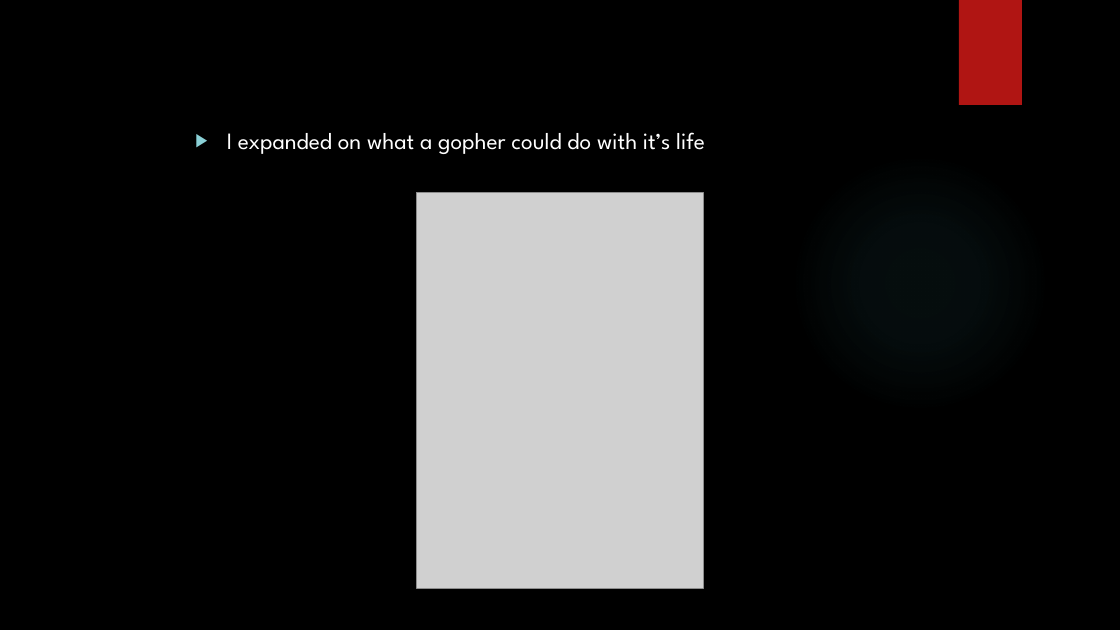
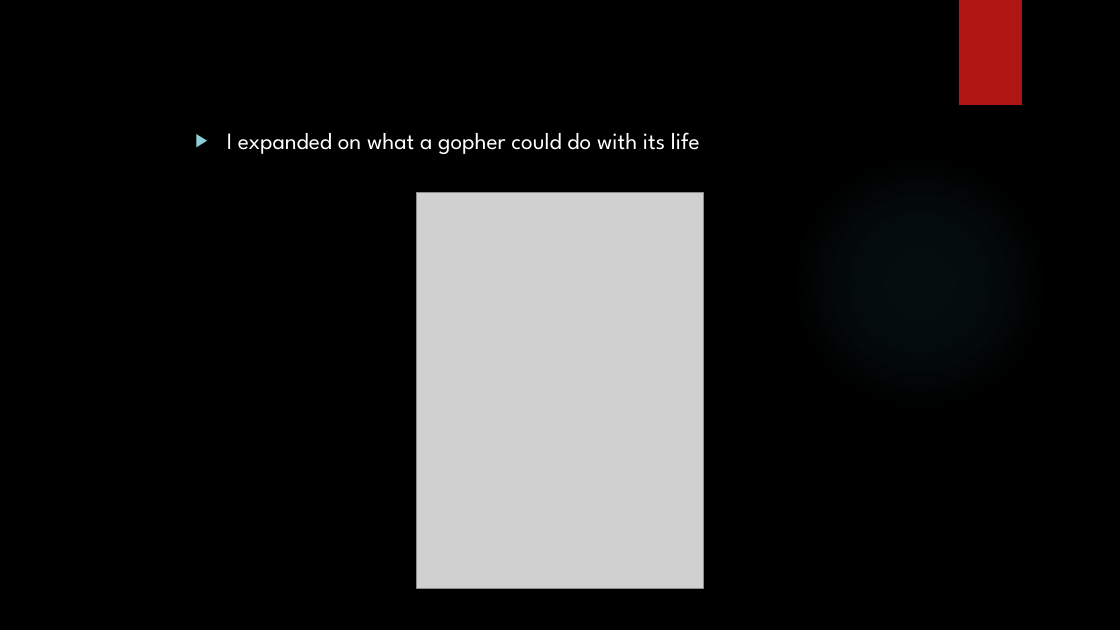
Before and after one commit to jaminologist/GopherLife, a slide deck: slide 17 of GopherLife.pptx. Drawn at 1120x630 pixels with LibreOffice and Linux fonts; fonts in the diff are those of the drawing; grey boxes stand for pictures; background and template pictures are left out. Boxes give left, top, right and bottom in pixels: in the first picture for what was removed or moved away, otherwise in the second. Text is boxed around its words. In the diff, an @@ line names an element or a change of style, - is before the commit and + after.

```diff
--- a/GopherLife.pptx
+++ b/GopherLife.pptx
@@ text at (227,132,700,154): text changed @@
-▶ I expanded on what a gopher could do with it’s life
+▶ I expanded on what a gopher could do with its life
```
Also in this commit, not shown: 6 other slides changed, 2 slides removed, 6 other files.
